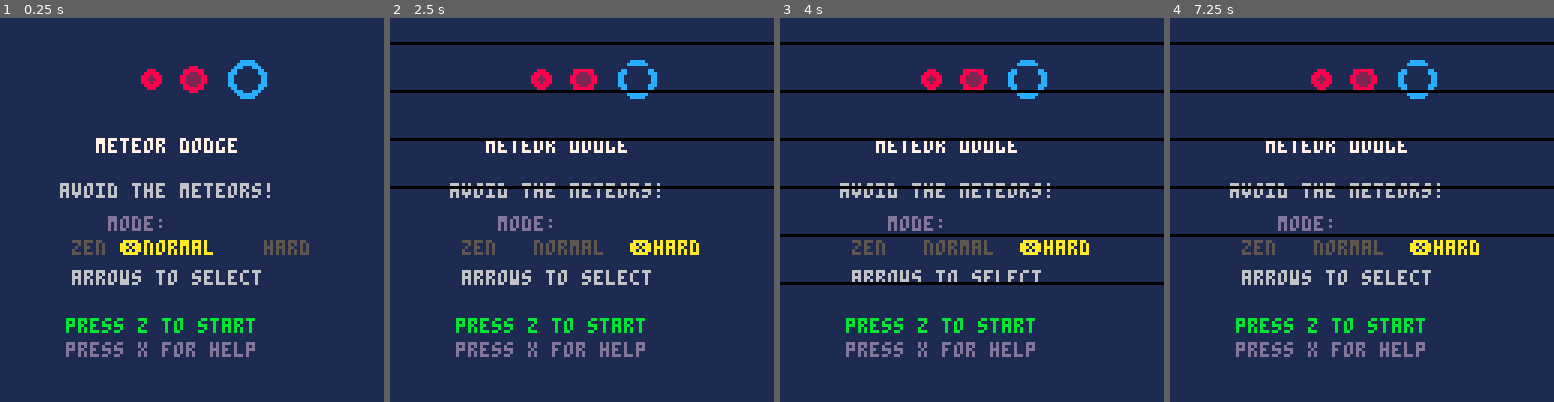
Above: before the commit, frames 1-4 (left to right).
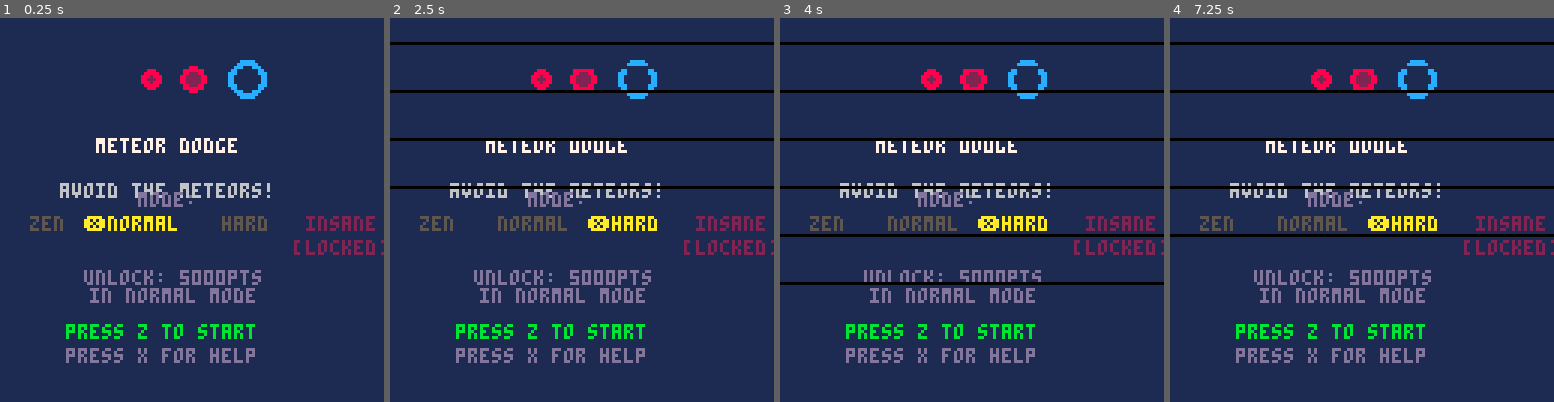
Above: after the commit, the same moments.

Repository: jeffcampbell/game-a-day
Game: PICO-8 cartridge games/2026-02-26/game.p8
Two runs of this game, one before a commit and one after it. Both use one fixed random seed, a clock stepped at 60 frames per second and the inputs below.
Inputs:
- Up to frame 1 (0.25 s): no input
- Up to frame 2 (2.5 s): tap X (X key) at 0.33, 1.07, 1.85 s; tap O (Z key) at 0.7, 1.7, 2.1 s; hold Right 1.6-2.1 s; hold Up 2.15-2.42 s; hold Right from 2.47 s (still down)
- Up to frame 3 (4 s): tap O (Z key) every 0.4 s from 2.5 to 3.7 s; tap X (X key) at 2.97 s; release Right at 3.03 s; hold Left 3.08-3.58 s; hold Down 3.63-3.97 s
- Up to frame 4 (7.25 s): hold Right 4.02-4.68 s; tap X (X key) at 4.08, 5.2, 6.32 s; tap O (Z key) every 0.4 s from 4.1 to 6.9 s; hold Up 4.73-5.03 s; hold Left 5.08-5.68 s; hold Down 5.73-6.03 s; hold Right 6.08-6.58 s; hold Right 6.63-7.13 s; hold Up from 7.18 s (still down)

The runs differ from the first frame. In frame 1, 6.5% of the frame differs, in the area x 7-100%, y 45-90%; in frame 2, 6.5%; in frame 3, 6.3%; in frame 4, 6.5%.

Commit message:
Add unlockable Insane difficulty mode to Meteor Dodge
Implements a 4th difficulty level (Insane Mode) that unlocks after
achieving 5000+ points in Normal mode, adding progression and
replayability to the game.

## Features Added

### Unlock System
- Unlock condition: score >= 5000 in Normal mode
- Persistent unlock state stored in cartdata slot 2
- Visual feedback on unlock: screen flash + shake + SFX
- "Unlocked Insane Mode!" notification on gameover screen

### Insane Mode Mechanics
- Waves start immediately at t=0 (no grace period)
- Dual patterns always active (like Hard mode)
- Boss appears after 30 seconds (vs 60s in Hard)
- Faster meteor spawn rate (base 40 vs 60 in Normal)
- Critical wave intensity triggers every 10 seconds
- Multiplier caps at 4.0x (vs 3.0x in Normal/Hard)

### UI Changes
- Menu displays all 4 difficulty modes
- Locked modes show "[LOCKED]" indicator
- Unlock requirement displayed on menu when locked
- Tutorial updated to mention Insane mode
- Mode selection respects unlock state

### Code Changes
- Added insane_unlocked variable and just_unlocked_insane flag
- Extended get_mode_name() to handle mode 4
- Updated difficulty scaling formulas for mode 4
- Modified wave timing and pattern logic for Insane
- Adjusted boss spawn timing and multiplier caps
- Enhanced gameover screen with unlock notification

Co-Authored-By: Claude Sonnet 4.5 <noreply@anthropic.com>

Diff:
--- a/games/2026-02-26/game.p8
+++ b/games/2026-02-26/game.p8
@@ -42,8 +42,10 @@
 pause_cooldown = 0
 gameover_timer = 0
 
--- difficulty preset: 1=zen, 2=normal, 3=hard
+-- difficulty preset: 1=zen, 2=normal, 3=hard, 4=insane
 difficulty_preset = 2
+insane_unlocked = false  -- unlocks after scoring 5000+ in Normal mode
+just_unlocked_insane = false  -- set when insane unlocks during this game
 
 -- pattern system (active during waves)
 pattern_type = nil  -- nil, 1=convergence, 2=scatter, 3=zigzag, 4=spiral, 5=sweep, 6=spread
@@ -133,9 +135,12 @@
   cartdata("meteor_dodge_v1")
   highscore = dget(0)
   difficulty_preset = dget(1)
-  if difficulty_preset < 1 or difficulty_preset > 3 then
+  if difficulty_preset < 1 or difficulty_preset > 4 then
     difficulty_preset = 2  -- default to normal
   end
+  -- load insane mode unlock state
+  insane_unlocked = dget(2) == 1
+  _log("insane_unlocked:"..tostr(insane_unlocked))
   music(0)  -- menu music
   -- initialize parallax background
   for i=1,30 do
@@ -233,12 +238,13 @@
   local buttons = test_input()
 
   -- mode selection with arrow keys
+  local max_mode = insane_unlocked and 4 or 3
   if (buttons & 1) > 0 and difficulty_preset > 1 then
     difficulty_preset -= 1
     dset(1, difficulty_preset)
     sfx(4)  -- ui sound
     _log("mode_select:"..get_mode_name())
-  elseif (buttons & 2) > 0 and difficulty_preset < 3 then
+  elseif (buttons & 2) > 0 and difficulty_preset < max_mode then
     difficulty_preset += 1
     dset(1, difficulty_preset)
     sfx(4)  -- ui sound
@@ -295,6 +301,9 @@
     if difficulty_preset == 1 then
       -- zen mode: no waves
       wave_timer = 999999
+    elseif difficulty_preset == 4 then
+      -- insane mode: waves start immediately
+      wave_timer = 0
     elseif difficulty_preset == 3 then
       -- hard mode: waves start at 10s
       wave_timer = 600 + rnd(300)
@@ -382,6 +391,7 @@
 function get_mode_name()
   if difficulty_preset == 1 then return "zen"
   elseif difficulty_preset == 3 then return "hard"
+  elseif difficulty_preset == 4 then return "insane"
   else return "normal" end
 end
 
@@ -720,6 +730,11 @@
   difficulty = 1 + flr(t() / 30)
   local base_rate = max(20, 60 - difficulty * 3)
 
+  -- insane mode: much faster spawn rate
+  if difficulty_preset == 4 then
+    base_rate = max(20, 40 - difficulty * 3)  -- starts faster, harder cap
+  end
+
   -- play sound on difficulty increase
   if difficulty > last_difficulty then
     sfx(3)
@@ -758,7 +773,15 @@
 
         -- calculate wave intensity based on wave count and survival time
         local survival = flr(t() - game_start_time)
-        if survival >= 90 or wave_count >= 6 then
+
+        -- insane mode: critical waves every 10s
+        if difficulty_preset == 4 then
+          if survival % 10 == 0 or wave_count % 2 == 0 then
+            wave_intensity = 3  -- critical (frequent)
+          else
+            wave_intensity = 2  -- high (minimum)
+          end
+        elseif survival >= 90 or wave_count >= 6 then
           wave_intensity = 3  -- critical
         elseif survival >= 60 or wave_count >= 4 then
           wave_intensity = 2  -- high
@@ -771,8 +794,8 @@
         -- border pulse on wave start
         wave_border_pulse = 30
 
-        -- hard mode: longer, more intense waves
-        if difficulty_preset == 3 then
+        -- hard/insane mode: longer, more intense waves
+        if difficulty_preset == 3 or difficulty_preset == 4 then
           wave_timer = 600 + rnd(300)  -- 10-15 seconds
         else
           wave_timer = 480 + rnd(240)  -- 8-12 seconds
@@ -785,8 +808,8 @@
         pattern_type = flr(rnd(max_pattern)) + 1
         pattern_timer = 240 + rnd(120)  -- 4-6 seconds
 
-        -- hard mode: dual patterns
-        if difficulty_preset == 3 then
+        -- hard/insane mode: dual patterns
+        if difficulty_preset == 3 or difficulty_preset == 4 then
           pattern_type2 = flr(rnd(max_pattern)) + 1
           -- ensure different patterns
           if pattern_type2 == pattern_type then
@@ -841,7 +864,7 @@
       end
 
       -- boss spawn logic
-      local boss_difficulty_req = difficulty_preset == 3 and 1 or 2
+      local boss_difficulty_req = (difficulty_preset == 3 or difficulty_preset == 4) and 1 or 2
       if not boss_active and wave_timer <= 180 and wave_timer > 170 and difficulty >= boss_difficulty_req then
         boss_active = true
         boss_warning = 60  -- 1 second warning
@@ -874,8 +897,8 @@
         -- end wave
         wave_state = "idle"
 
-        -- hard mode: shorter cooldown
-        if difficulty_preset == 3 then
+        -- hard/insane mode: shorter cooldown
+        if difficulty_preset == 3 or difficulty_preset == 4 then
           wave_timer = 600 + rnd(300)  -- 10-15 seconds
         else
           wave_timer = 1200 + rnd(600)  -- 20-30 seconds
@@ -964,7 +987,8 @@
 
         -- increase multiplier
         local old_mult = flr(multiplier * 10) / 10
-        multiplier = min(5.0, multiplier + 0.2)
+        local mult_cap = difficulty_preset == 4 and 4.0 or 3.0
+        multiplier = min(mult_cap, multiplier + 0.2)
         local new_mult = flr(multiplier * 10) / 10
         multiplier_pulse = 10
 
@@ -1154,7 +1178,8 @@
 
         -- increase multiplier
         local old_mult = flr(multiplier * 10) / 10
-        multiplier = min(5.0, multiplier + 0.2)
+        local mult_cap = difficulty_preset == 4 and 4.0 or 3.0
+        multiplier = min(mult_cap, multiplier + 0.2)
         local new_mult = flr(multiplier * 10) / 10
         multiplier_pulse = 10
 
@@ -1451,10 +1476,22 @@
     achievements_logged = true
   end
 
+  -- check for insane mode unlock (Normal mode, 5000+ score)
+  if gameover_timer == 1 and not insane_unlocked and difficulty_preset == 2 and score >= 5000 then
+    insane_unlocked = true
+    just_unlocked_insane = true
+    dset(2, 1)  -- persist unlock state
+    screen_flash = 20
+    shake_time = 15
+    sfx(5)  -- special unlock sound
+    _log("unlock:insane_mode")
+  end
+
   if (test_input() & 16) > 0 then
     sfx(4)  -- ui select
     _log("sfx:ui_select")
     start_fade("menu")
+    just_unlocked_insane = false  -- reset for next game
     music(0)  -- menu music
     _log("music:menu")
   end
@@ -1465,32 +1502,49 @@
   print("avoid the meteors!", 20, 55, 6)
 
   -- difficulty mode selection
-  print("mode:", 36, 66, 13)
+  print("mode:", 46, 58, 13)
 
   -- zen mode
   local zen_col = difficulty_preset == 1 and 10 or 5
-  print("zen", 24, 74, zen_col)
+  print("zen", 10, 66, zen_col)
   if difficulty_preset == 1 then
-    print("\151", 16, 74, 10)  -- arrow
+    print("\151", 2, 66, 10)  -- arrow
   end
 
   -- normal mode
   local normal_col = difficulty_preset == 2 and 10 or 5
-  print("normal", 48, 74, normal_col)
+  print("normal", 36, 66, normal_col)
   if difficulty_preset == 2 then
-    print("\151", 40, 74, 10)  -- arrow
+    print("\151", 28, 66, 10)  -- arrow
   end
 
   -- hard mode
   local hard_col = difficulty_preset == 3 and 10 or 5
-  print("hard", 88, 74, hard_col)
+  print("hard", 74, 66, hard_col)
   if difficulty_preset == 3 then
-    print("\151", 80, 74, 10)  -- arrow
-  end
-
-  print("arrows to select", 24, 84, 6)
-  print("press z to start", 22, 100, 11)
-  print("press x for help", 22, 108, 13)
+    print("\151", 66, 66, 10)  -- arrow
+  end
+
+  -- insane mode (show locked/unlocked)
+  local insane_col = difficulty_preset == 4 and 10 or (insane_unlocked and 5 or 2)
+  print("insane", 102, 66, insane_col)
+  if not insane_unlocked then
+    print("[locked]", 98, 74, 2)
+  end
+  if difficulty_preset == 4 then
+    print("\151", 94, 66, 10)  -- arrow
+  end
+
+  -- unlock hint
+  if not insane_unlocked then
+    print("unlock: 5000pts", 28, 84, 13)
+    print("in normal mode", 30, 90, 13)
+  else
+    print("arrows to select", 24, 84, 6)
+  end
+
+  print("press z to start", 22, 102, 11)
+  print("press x for help", 22, 110, 13)
 
   -- draw example meteors
   -- fast red
@@ -1536,19 +1590,22 @@
     -- page 2: difficulty modes & multiplier
     print("difficulty modes", 22, 14, 7)
 
-    print("zen mode:", 4, 26, 10)
-    print("relaxed, no waves", 4, 34, 6)
-
-    print("normal mode:", 4, 44, 11)
-    print("balanced gameplay", 4, 52, 6)
-
-    print("hard mode:", 4, 62, 8)
-    print("waves start fast!", 4, 70, 6)
-
-    print("score multiplier:", 4, 82, 11)
-    print("scales with survival", 4, 90, 6)
-    print("time. max 3.0x!", 4, 98, 6)
-    print("near-miss boosts it", 4, 106, 10)
+    print("zen mode:", 4, 22, 10)
+    print("relaxed, no waves", 4, 28, 6)
+
+    print("normal mode:", 4, 36, 11)
+    print("balanced gameplay", 4, 42, 6)
+
+    print("hard mode:", 4, 50, 8)
+    print("waves start fast!", 4, 56, 6)
+
+    print("insane mode:", 4, 64, 9)
+    print("unlock via normal", 4, 70, 13)
+
+    print("multiplier:", 4, 82, 11)
+    print("boost via near-miss", 4, 88, 6)
+    print("max: 3.0x-4.0x", 4, 94, 10)
+    print("by difficulty", 4, 100, 6)
 
   elseif tutorial_page == 2 then
     -- page 3: power-ups & advanced
@@ -1998,14 +2055,23 @@
     _log("metric_display:boss_dodges:"..boss_dodges)
   end
 
-  -- achievements section (frame 35)
-  if gameover_timer >= 35 and #achievements > 0 then
+  -- insane mode unlock notification (frame 10)
+  if just_unlocked_insane and gameover_timer >= 10 then
+    local unlock_col = 10 + (flr(gameover_timer / 8) % 2)  -- pulse yellow/gold
+    print("unlocked:", 38, 88, 7)
+    print("insane mode!", 30, 96, unlock_col)
+  end
+
+  -- achievements section (frame 35, or frame 104 if unlock shown)
+  local ach_start = just_unlocked_insane and 104 or 35
+  if gameover_timer >= ach_start and #achievements > 0 then
     local ach_y = 96
+    if just_unlocked_insane then ach_y = 104 end
     print("achievements:", 26, ach_y, 7)
     ach_y += 8
     for i, a in pairs(achievements) do
       -- stagger achievement appearance
-      if gameover_timer >= 35 + (i * 3) then
+      if gameover_timer >= ach_start + (i * 3) then
         print("\151 "..a.text, 20, ach_y, a.col)
       end
       ach_y += 6
Not shown, changed: games/2026-02-26/game.js
